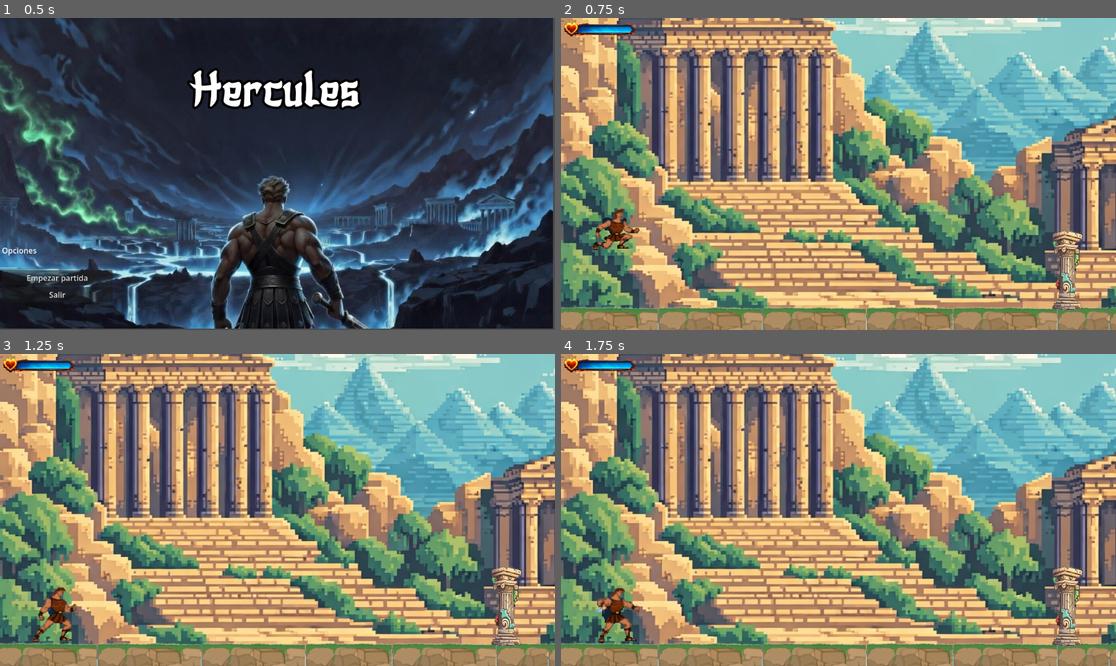
Above: before the commit, frames 1-4 (two rows, left to right).
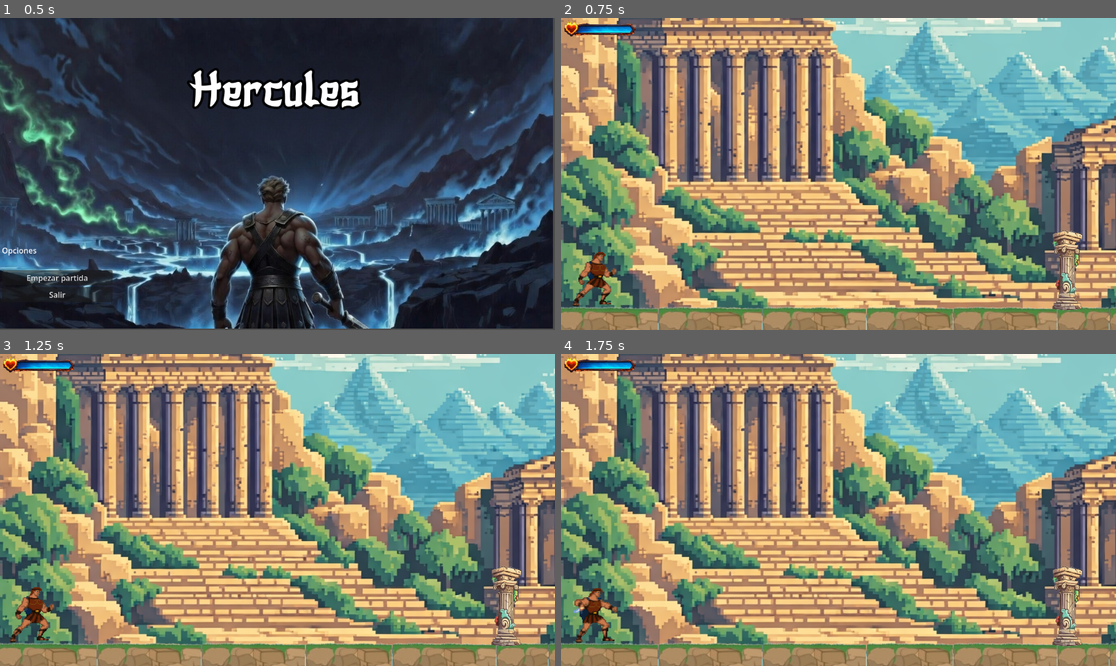
Above: after the commit, the same moments.

Repository: alex12345-123/hercules-2d
Game: Godot game, scene res://menu/menu.tscn
The game is run twice, just before and just after one commit, with the same random seed, the same clock (stepped at 60 frames per second) and the same inputs.
Inputs:
- Up to frame 1 (0.5 s): no input
- Up to frame 2 (0.75 s): click "Empezar partida" at 0.5 s
- Up to frame 3 (1.25 s): no input
- Up to frame 4 (1.75 s): hold D (mover_derecha) from 1.28 s (still down); tap F (puño) at 1.35 s; tap Space (saltar) at 1.52 s

Frame 1 is identical in both runs. In frame 2, 1.1% of the frame differs, in the area x 2-15%, y 61-93%; in frame 3, 1.0%; in frame 4, 1.1%.

Commit message:
barra de vida

Diff:
--- a/enviroment/enviroment.tscn
+++ b/enviroment/enviroment.tscn
@@ -10,7 +10,7 @@
 [node name="fondo" parent="." unique_id=1879355558 instance=ExtResource("2_8l5cr")]
 
 [node name="player" parent="." unique_id=2028694410 instance=ExtResource("3_lh0iu")]
-position = Vector2(-455, 151)
+position = Vector2(-486, 251)
 
 [node name="floor" parent="." unique_id=1559939408 instance=ExtResource("1_knmal")]
 tile_map_data = PackedByteArray("AAAAABoAAAAAAAAAAAAAABsAAAAAAAEAAAAAABwAAAAAAAIAAAABABoAAAABAAAAAAABABsAAAABAAEAAAABAB …(9744 unchanged characters)…
--- a/hercules/player.tscn
+++ b/hercules/player.tscn
@@ -296,7 +296,7 @@
 animation = &"reposo"
 
 [node name="CollisionShape2D" type="CollisionShape2D" parent="." unique_id=356203292]
-position = Vector2(545.25, 321.375)
+position = Vector2(548, 321)
 shape = SubResource("RectangleShape2D_5qck5")
 
 [node name="ataque" type="Area2D" parent="." unique_id=1563765113]
